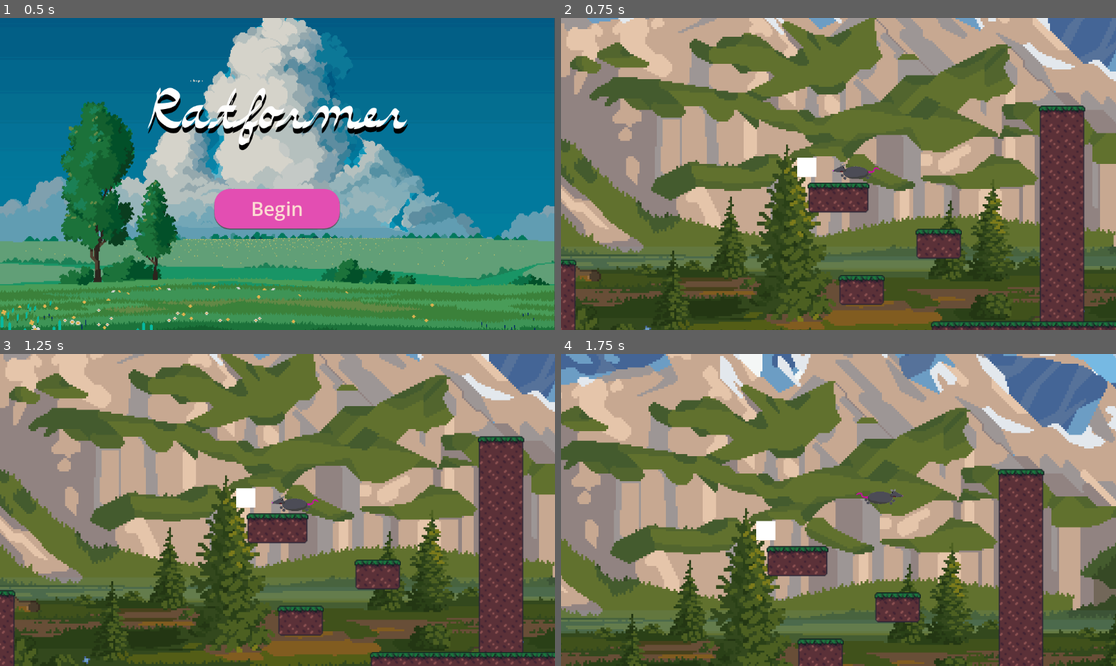
Above: before the commit, frames 1-4 (two rows, left to right).
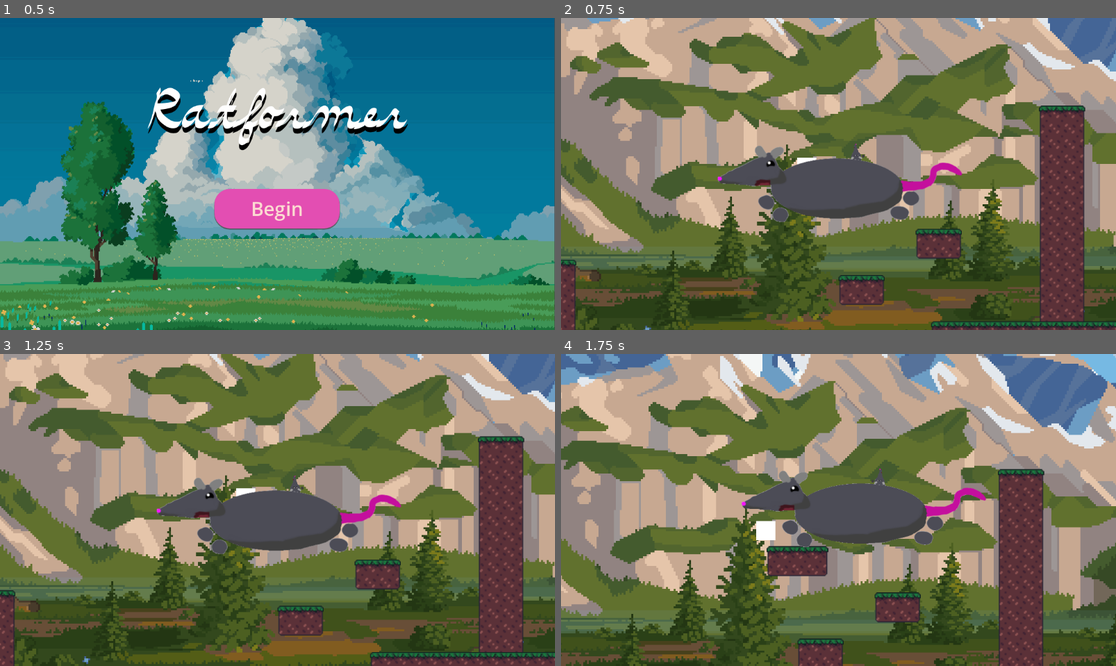
Above: after the commit, the same moments.

Repository: globalkitteh/dusktail-game
Game: Godot game, scene res://Menu.tscn
The game is run twice, just before and just after one commit, with the same random seed, the same clock (stepped at 60 frames per second) and the same inputs.
Inputs:
- Up to frame 1 (0.5 s): no input
- Up to frame 2 (0.75 s): click "Begin" at 0.5 s
- Up to frame 3 (1.25 s): no input
- Up to frame 4 (1.75 s): tap Enter (ui_accept) at 1.25, 1.52 s; hold Right (ui_right) from 1.28 s (still down)

Frame 1 is identical in both runs. In frame 2, 5.1% of the frame differs, in the area x 28-73%, y 40-66%; in frame 3, 5.1%; in frame 4, 5.1%, in the area x 32-77%, y 36-62%.

Commit message:
I bwoke dusk

Diff:
--- a/gamesrc/Rat_character.tscn
+++ b/gamesrc/Rat_character.tscn
@@ -45,6 +45,36 @@
 "speed": 5.0
 }]
 
+[sub_resource type="SpriteFrames" id="SpriteFrames_44vwu"]
+animations = [{
+"frames": [{
+"duration": 1.0,
+"texture": SubResource("AtlasTexture_r8vle")
+}, {
+"duration": 1.0,
+"texture": SubResource("AtlasTexture_3qif6")
+}],
+"loop": true,
+"name": &"climb",
+"speed": 20.0
+}, {
+"frames": [],
+"loop": true,
+"name": &"default",
+"speed": 5.0
+}, {
+"frames": [{
+"duration": 1.0,
+"texture": SubResource("AtlasTexture_n2r5b")
+}, {
+"duration": 1.0,
+"texture": SubResource("AtlasTexture_wxhg4")
+}],
+"loop": true,
+"name": &"walk",
+"speed": 20.0
+}]
+
 [sub_resource type="RectangleShape2D" id="RectangleShape2D_3q5g3"]
 size = Vector2(146.667, 440)
 
@@ -55,7 +85,12 @@
 position = Vector2(36.276, -16.0987)
 scale = Vector2(0.19112, 0.207595)
 sprite_frames = SubResource("SpriteFrames_3q5g3")
+animation = &"climb"
+
+[node name="AnimatedSprite2D" type="AnimatedSprite2D" parent="."]
+sprite_frames = SubResource("SpriteFrames_44vwu")
 animation = &"walk"
+frame_progress = 0.9906
 
 [node name="DefaultCollision" type="CollisionShape2D" parent="."]
 position = Vector2(36, -16)
--- a/gamesrc/rat_character.gd
+++ b/gamesrc/rat_character.gd
@@ -1,17 +1,16 @@
 extends CharacterBody2D
 @onready var sprite_2d = $Sprite2D
+@onready var animated_sprite_2d = $AnimatedSprite2D
 @onready var ladder_ray_cast: RayCast2D = $LadderRayCast2D
 
 const SPEED = 300.0
 const JUMP_VELOCITY = -400.0
 var jump_charge = 0
 
-
 func _physics_process(delta: float) -> void:
 	var ladderCollider = ladder_ray_cast.get_collider()
 	if ladderCollider: _ladder_climb(delta)
 	else:  _movement(delta)
-
 
 	#set_animation()
 
@@ -23,15 +22,13 @@
 	var direction := Vector2.ZERO
 	direction.x = Input.get_axis("ui_left", "ui_right")
 	direction.y = Input.get_axis("ui_up", "ui_down")
-	sprite_2d.animation = "climb"
+	animated_sprite_2d.animation = "climb"
 	if direction: velocity = direction * SPEED /2
 
 	else: velocity = Vector2.ZERO
 
-
-
 func _movement(delta):
-	sprite_2d.animation = "walk"
+	animated_sprite_2d.animation = "walk"
 	if not is_on_floor():
 		velocity += get_gravity() * delta
 
@@ -47,10 +44,6 @@
 	if Input.is_action_just_pressed("ui_accept") and is_on_floor():
 		velocity.y = JUMP_VELOCITY
 
-
-
-
-
 	# Get the input direction and handle the movement/deceleration.
 	# As good practice, you should replace UI actions with custom gameplay actions.
 	var direction := Input.get_axis("ui_left", "ui_right")
Not shown: 1 places in gamesrc/Rat_character.tscn that only renumber resources
